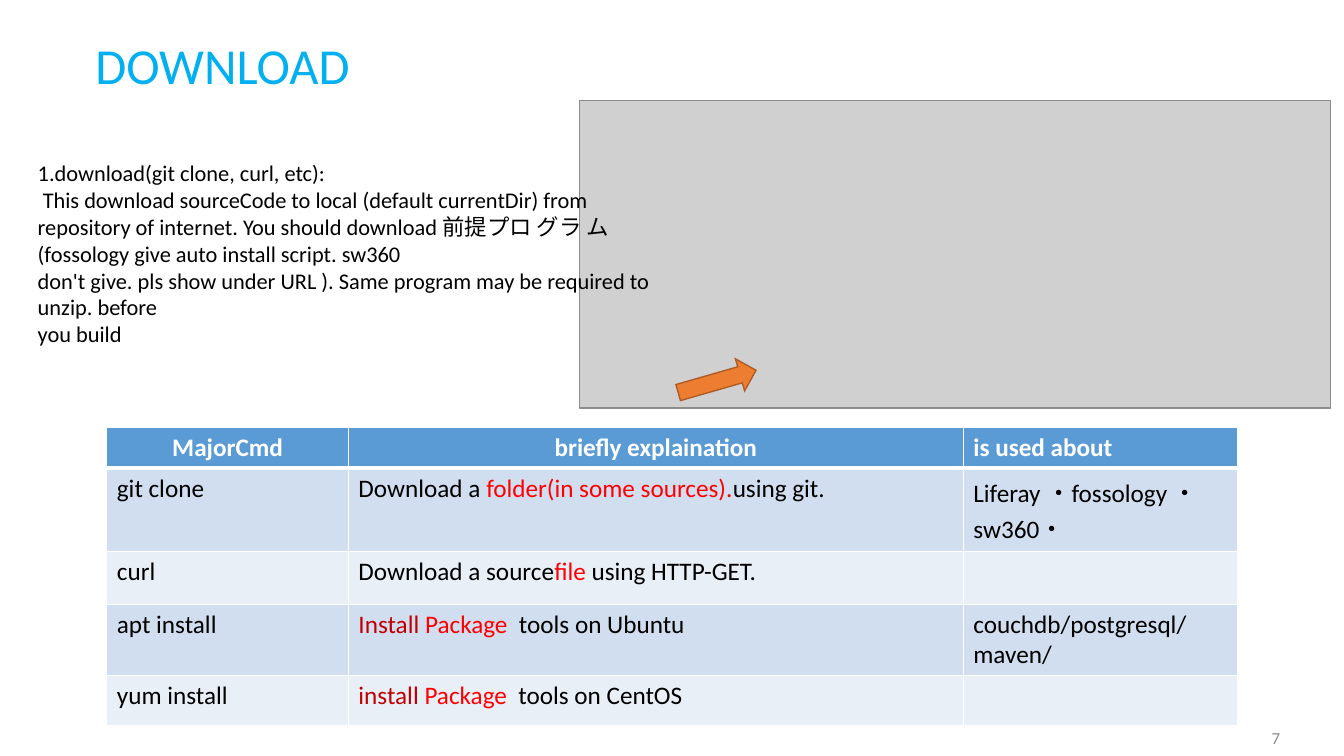
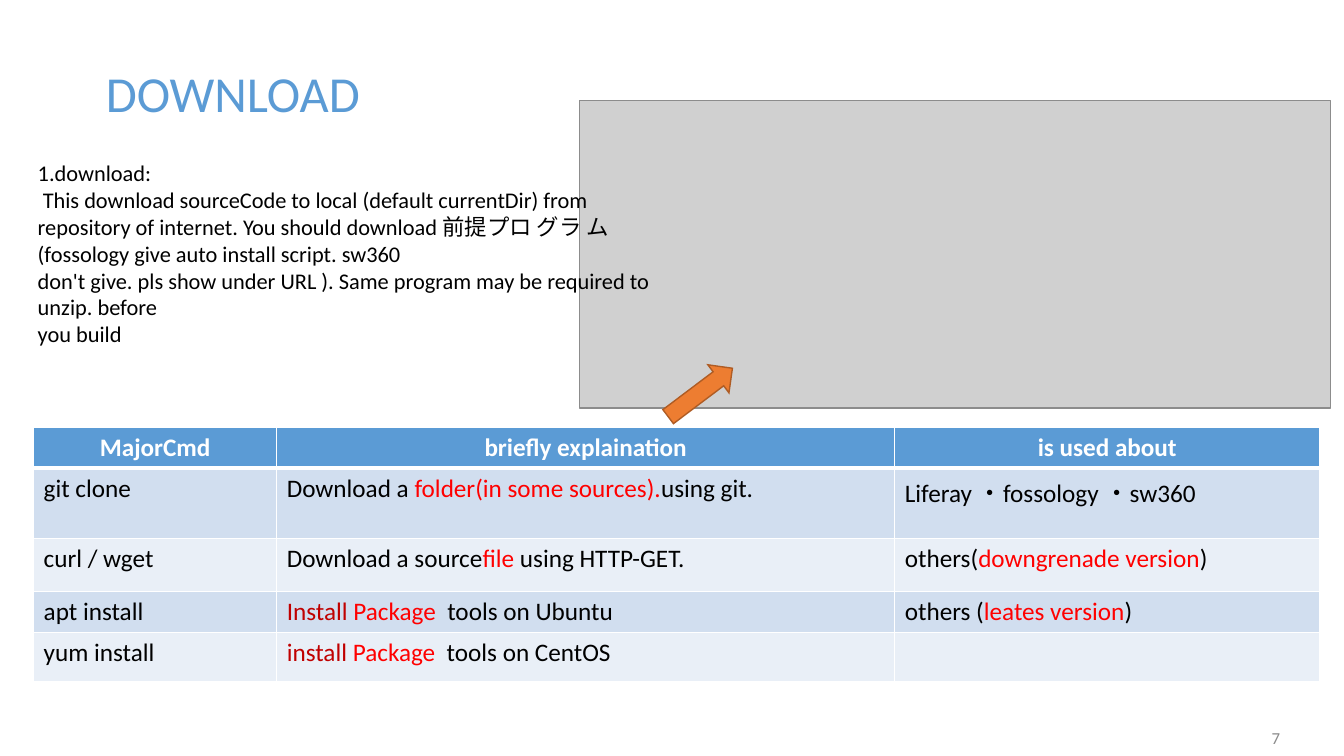
Before and after one commit to daito2223653/document, a slide deck: slide 7 of sub.pptx. Drawn at 1344x756 pixels with LibreOffice and Linux fonts; fonts in the diff are those of the drawing; grey boxes stand for pictures. Boxes give left, top, right and bottom in pixels: in the first picture for what was removed or moved away, otherwise in the second. Text is boxed around its words. In the diff, an @@ line names an element or a change of style, - is before the commit and + after.

```diff
--- a/sub.pptx
+++ b/sub.pptx
@@ text "DOWNLOAD": place and size @@
-text "DOWNLOAD" at bbox=[95, 51, 349, 85]
+text "DOWNLOAD" at bbox=[106, 79, 360, 113]
@@ text "DOWNLOAD" at bbox=[106, 79, 360, 113]: text colour #00B0F0 to #5B9BD5 @@
@@ text at bbox=[38, 165, 151, 181]: text changed @@
-1.download(git clone, curl, etc):
+1.download:
@@ right arrow at bbox=[658, 354, 744, 431]: rotation 344 to 323 degrees @@
@@ table at bbox=[33, 427, 1320, 699] @@
-row 2, column 3: Liferay ・fossology ・sw360・
+row 2, column 3: Liferay ・fossology ・sw360
-row 3, column 1: curl
+row 3, column 1: curl / wget
-row 3, column 3: 
+row 3, column 3: others(downgrenade version)
-row 4, column 3: couchdb/postgresql/maven/
+row 4, column 3: others (leates version)
@@ alignment left to centre @@
@@ table: place and size @@
-table at bbox=[107, 427, 1238, 713]
+table at bbox=[33, 427, 1320, 699]
```
Also in this commit, not shown: 7 other slides changed, 1 slide added, 2 slides removed.
